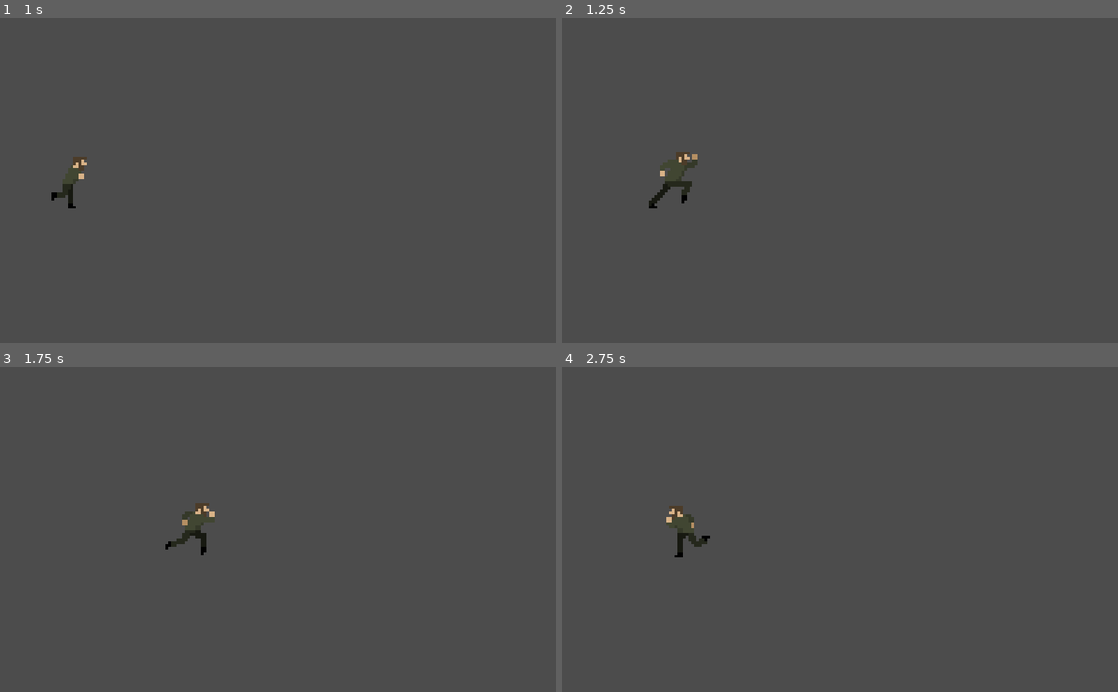
Above: before the commit, frames 1-4 (two rows, left to right).
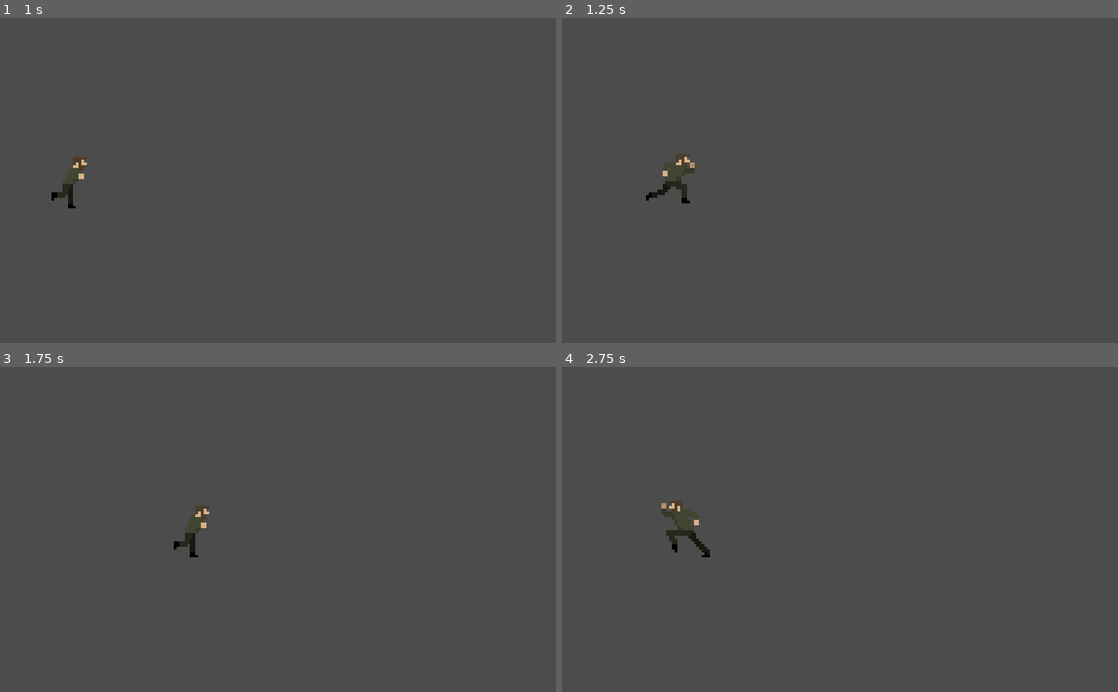
Above: after the commit, the same moments.

Repository: earlsab/godot-game-test
Game: Godot game, scene res://Main.tscn
Two runs of this game, one before a commit and one after it. Both use one fixed random seed, a clock stepped at 60 frames per second and the inputs below. The engine's default icon, where the game draws it, is replaced by a stand-in: a white triangle on a blue panel in a dark square.
Inputs:
- Up to frame 1 (1 s): hold Right (ui_right) from 0.53 s (still down)
- Up to frame 2 (1.25 s): keep holding Right (ui_right)
- Up to frame 3 (1.75 s): keep holding Right (ui_right)
- Up to frame 4 (2.75 s): release Right (ui_right) at 2.03 s; hold Left (ui_left) from 2.03 s (still down)

Frame 1 is identical in both runs. In frame 2, 0.3% of the frame differs, in the area x 15-25%, y 41-59%; in frame 3, 0.5%; in frame 4, 0.5%, in the area x 17-27%, y 41-59%.

Commit message:
Update Player.tscn

Diff:
--- a/Player/Player.tscn
+++ b/Player/Player.tscn
@@ -6,181 +6,177 @@
 [ext_resource path="res://Player/Player.gd" type="Script" id=7]
 
 [sub_resource type="AtlasTexture" id=1]
+atlas = ExtResource( 3 )
+region = Rect2( 0, 32, 32, 32 )
+
+[sub_resource type="AtlasTexture" id=2]
+atlas = ExtResource( 2 )
+region = Rect2( 0, 0, 32, 32 )
+
+[sub_resource type="AtlasTexture" id=3]
+atlas = ExtResource( 2 )
+region = Rect2( 32, 0, 32, 32 )
+
+[sub_resource type="AtlasTexture" id=4]
+atlas = ExtResource( 2 )
+region = Rect2( 64, 0, 32, 32 )
+
+[sub_resource type="AtlasTexture" id=5]
+atlas = ExtResource( 2 )
+region = Rect2( 0, 32, 32, 32 )
+
+[sub_resource type="AtlasTexture" id=6]
+atlas = ExtResource( 2 )
+region = Rect2( 32, 32, 32, 32 )
+
+[sub_resource type="AtlasTexture" id=7]
+atlas = ExtResource( 2 )
+region = Rect2( 64, 32, 32, 32 )
+
+[sub_resource type="AtlasTexture" id=8]
+atlas = ExtResource( 2 )
+region = Rect2( 0, 64, 32, 32 )
+
+[sub_resource type="AtlasTexture" id=9]
+atlas = ExtResource( 2 )
+region = Rect2( 32, 64, 32, 32 )
+
+[sub_resource type="AtlasTexture" id=10]
+atlas = ExtResource( 2 )
+region = Rect2( 64, 64, 32, 32 )
+
+[sub_resource type="AtlasTexture" id=11]
+atlas = ExtResource( 2 )
+region = Rect2( 0, 96, 32, 32 )
+
+[sub_resource type="AtlasTexture" id=12]
+atlas = ExtResource( 2 )
+region = Rect2( 32, 96, 32, 32 )
+
+[sub_resource type="AtlasTexture" id=41]
 atlas = ExtResource( 1 )
 region = Rect2( 0, 0, 32, 32 )
 
-[sub_resource type="AtlasTexture" id=2]
+[sub_resource type="AtlasTexture" id=42]
 atlas = ExtResource( 1 )
 region = Rect2( 32, 0, 32, 32 )
 
-[sub_resource type="AtlasTexture" id=3]
+[sub_resource type="AtlasTexture" id=43]
 atlas = ExtResource( 1 )
 region = Rect2( 64, 0, 32, 32 )
 
-[sub_resource type="AtlasTexture" id=4]
+[sub_resource type="AtlasTexture" id=44]
 atlas = ExtResource( 1 )
 region = Rect2( 96, 0, 32, 32 )
 
-[sub_resource type="AtlasTexture" id=5]
+[sub_resource type="AtlasTexture" id=45]
 atlas = ExtResource( 1 )
 region = Rect2( 128, 0, 32, 32 )
 
-[sub_resource type="AtlasTexture" id=6]
+[sub_resource type="AtlasTexture" id=46]
 atlas = ExtResource( 1 )
 region = Rect2( 0, 32, 32, 32 )
 
-[sub_resource type="AtlasTexture" id=7]
+[sub_resource type="AtlasTexture" id=47]
 atlas = ExtResource( 1 )
 region = Rect2( 32, 32, 32, 32 )
 
-[sub_resource type="AtlasTexture" id=8]
+[sub_resource type="AtlasTexture" id=48]
 atlas = ExtResource( 1 )
 region = Rect2( 64, 32, 32, 32 )
 
-[sub_resource type="AtlasTexture" id=9]
+[sub_resource type="AtlasTexture" id=49]
 atlas = ExtResource( 1 )
 region = Rect2( 96, 32, 32, 32 )
 
-[sub_resource type="AtlasTexture" id=10]
+[sub_resource type="AtlasTexture" id=50]
 atlas = ExtResource( 1 )
 region = Rect2( 128, 32, 32, 32 )
 
-[sub_resource type="AtlasTexture" id=11]
+[sub_resource type="AtlasTexture" id=51]
 atlas = ExtResource( 1 )
 region = Rect2( 0, 64, 32, 32 )
 
-[sub_resource type="AtlasTexture" id=12]
+[sub_resource type="AtlasTexture" id=52]
 atlas = ExtResource( 1 )
 region = Rect2( 32, 64, 32, 32 )
 
-[sub_resource type="AtlasTexture" id=13]
+[sub_resource type="AtlasTexture" id=53]
 atlas = ExtResource( 1 )
 region = Rect2( 64, 64, 32, 32 )
 
-[sub_resource type="AtlasTexture" id=14]
+[sub_resource type="AtlasTexture" id=54]
 atlas = ExtResource( 1 )
 region = Rect2( 96, 64, 32, 32 )
 
-[sub_resource type="AtlasTexture" id=15]
+[sub_resource type="AtlasTexture" id=55]
 atlas = ExtResource( 1 )
 region = Rect2( 128, 64, 32, 32 )
 
-[sub_resource type="AtlasTexture" id=16]
+[sub_resource type="AtlasTexture" id=56]
 atlas = ExtResource( 1 )
 region = Rect2( 0, 96, 32, 32 )
 
-[sub_resource type="AtlasTexture" id=17]
+[sub_resource type="AtlasTexture" id=57]
 atlas = ExtResource( 1 )
 region = Rect2( 32, 96, 32, 32 )
 
-[sub_resource type="AtlasTexture" id=18]
+[sub_resource type="AtlasTexture" id=58]
 atlas = ExtResource( 1 )
 region = Rect2( 64, 96, 32, 32 )
 
-[sub_resource type="AtlasTexture" id=19]
+[sub_resource type="AtlasTexture" id=59]
 atlas = ExtResource( 1 )
 region = Rect2( 96, 96, 32, 32 )
 
-[sub_resource type="AtlasTexture" id=20]
+[sub_resource type="AtlasTexture" id=60]
 atlas = ExtResource( 1 )
 region = Rect2( 128, 96, 32, 32 )
 
-[sub_resource type="AtlasTexture" id=21]
+[sub_resource type="AtlasTexture" id=61]
 atlas = ExtResource( 1 )
 region = Rect2( 0, 128, 32, 32 )
 
-[sub_resource type="AtlasTexture" id=22]
+[sub_resource type="AtlasTexture" id=62]
 atlas = ExtResource( 1 )
 region = Rect2( 32, 128, 32, 32 )
 
-[sub_resource type="AtlasTexture" id=23]
+[sub_resource type="AtlasTexture" id=63]
 atlas = ExtResource( 1 )
 region = Rect2( 64, 128, 32, 32 )
 
-[sub_resource type="AtlasTexture" id=24]
+[sub_resource type="AtlasTexture" id=64]
 atlas = ExtResource( 1 )
 region = Rect2( 96, 128, 32, 32 )
 
-[sub_resource type="AtlasTexture" id=25]
-atlas = ExtResource( 1 )
-region = Rect2( 128, 128, 32, 32 )
-
-[sub_resource type="AtlasTexture" id=39]
+[sub_resource type="AtlasTexture" id=38]
 atlas = ExtResource( 3 )
 region = Rect2( 0, 0, 32, 32 )
 
-[sub_resource type="AtlasTexture" id=40]
-atlas = ExtResource( 3 )
-region = Rect2( 0, 32, 32, 32 )
-
-[sub_resource type="AtlasTexture" id=26]
-atlas = ExtResource( 2 )
-region = Rect2( 0, 0, 32, 32 )
-
-[sub_resource type="AtlasTexture" id=27]
-atlas = ExtResource( 2 )
-region = Rect2( 32, 0, 32, 32 )
-
-[sub_resource type="AtlasTexture" id=28]
-atlas = ExtResource( 2 )
-region = Rect2( 64, 0, 32, 32 )
-
-[sub_resource type="AtlasTexture" id=29]
-atlas = ExtResource( 2 )
-region = Rect2( 0, 32, 32, 32 )
-
-[sub_resource type="AtlasTexture" id=30]
-atlas = ExtResource( 2 )
-region = Rect2( 32, 32, 32, 32 )
-
-[sub_resource type="AtlasTexture" id=31]
-atlas = ExtResource( 2 )
-region = Rect2( 64, 32, 32, 32 )
-
-[sub_resource type="AtlasTexture" id=32]
-atlas = ExtResource( 2 )
-region = Rect2( 0, 64, 32, 32 )
-
-[sub_resource type="AtlasTexture" id=33]
-atlas = ExtResource( 2 )
-region = Rect2( 32, 64, 32, 32 )
-
-[sub_resource type="AtlasTexture" id=34]
-atlas = ExtResource( 2 )
-region = Rect2( 64, 64, 32, 32 )
-
-[sub_resource type="AtlasTexture" id=35]
-atlas = ExtResource( 2 )
-region = Rect2( 0, 96, 32, 32 )
-
-[sub_resource type="AtlasTexture" id=36]
-atlas = ExtResource( 2 )
-region = Rect2( 32, 96, 32, 32 )
-
-[sub_resource type="SpriteFrames" id=37]
+[sub_resource type="SpriteFrames" id=39]
 animations = [ {
-"frames": [ SubResource( 1 ), SubResource( 2 ), SubResource( 3 ), SubResource( 4 ), SubResource( 5 ), SubResource( 6 ), SubResource( 7 ), SubResource( 8 ), SubResource( 9 ), SubResource( 10 ), SubResource( 11 ), SubResource( 12 ), SubResource( 13 ), SubResource( 14 ), SubResource( 15 ), SubResource( 16 ), SubResource( 17 ), SubResource( 18 ), SubResource( 19 ), SubResource( 20 ), SubResource( 21 ), SubResource( 22 ), SubResource( 23 ), SubResource( 24 ), SubResource( 25 ) ],
+"frames": [ SubResource( 1 ) ],
+"loop": true,
+"name": "Fall",
+"speed": 5.0
+}, {
+"frames": [ SubResource( 2 ), SubResource( 3 ), SubResource( 4 ), SubResource( 5 ), SubResource( 6 ), SubResource( 7 ), SubResource( 8 ), SubResource( 9 ), SubResource( 10 ), SubResource( 11 ), SubResource( 12 ) ],
+"loop": true,
+"name": "Run",
+"speed": 14.0
+}, {
+"frames": [ SubResource( 41 ), SubResource( 42 ), SubResource( 43 ), SubResource( 44 ), SubResource( 45 ), SubResource( 46 ), SubResource( 47 ), SubResource( 48 ), SubResource( 49 ), SubResource( 50 ), SubResource( 51 ), SubResource( 52 ), SubResource( 53 ), SubResource( 54 ), SubResource( 55 ), SubResource( 56 ), SubResource( 57 ), SubResource( 58 ), SubResource( 59 ), SubResource( 60 ), SubResource( 61 ), SubResource( 62 ), SubResource( 63 ), SubResource( 64 ) ],
 "loop": true,
 "name": "Idle",
 "speed": 5.0
 }, {
-"frames": [ SubResource( 39 ) ],
+"frames": [ SubResource( 38 ) ],
 "loop": true,
 "name": "Jump",
 "speed": 5.0
-}, {
-"frames": [ SubResource( 40 ) ],
-"loop": true,
-"name": "Fall",
-"speed": 5.0
-}, {
-"frames": [ SubResource( 26 ), SubResource( 27 ), SubResource( 28 ), SubResource( 29 ), SubResource( 30 ), SubResource( 31 ), SubResource( 32 ), SubResource( 33 ), SubResource( 34 ), SubResource( 35 ), SubResource( 36 ) ],
-"loop": true,
-"name": "Run",
-"speed": 12.0
 } ]
 
-[sub_resource type="RectangleShape2D" id=38]
+[sub_resource type="RectangleShape2D" id=40]
 extents = Vector2( 12.4203, 56.6564 )
 
 [node name="KinematicBody2D" type="KinematicBody2D"]
@@ -188,9 +184,9 @@
 
 [node name="spr_player" type="AnimatedSprite" parent="."]
 scale = Vector2( 5, 5 )
-frames = SubResource( 37 )
+frames = SubResource( 39 )
 animation = "Idle"
 
 [node name="CollisionShape2D" type="CollisionShape2D" parent="."]
 position = Vector2( -2.3811, 3.2378 )
-shape = SubResource( 38 )
+shape = SubResource( 40 )
Not shown: 1 places in Player/Player.tscn that only renumber resources
